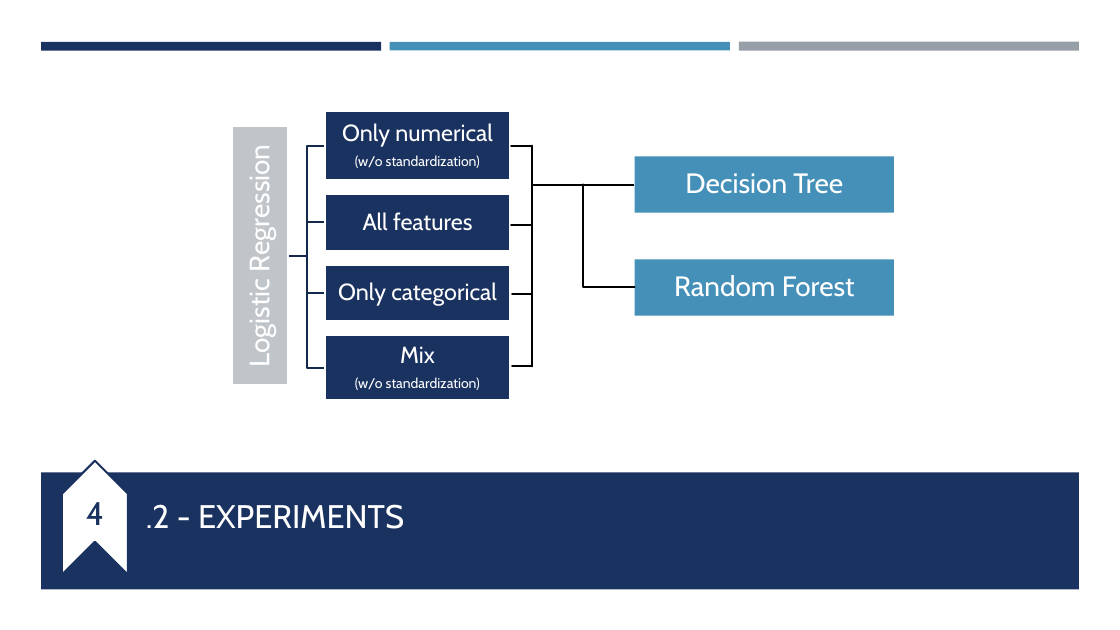
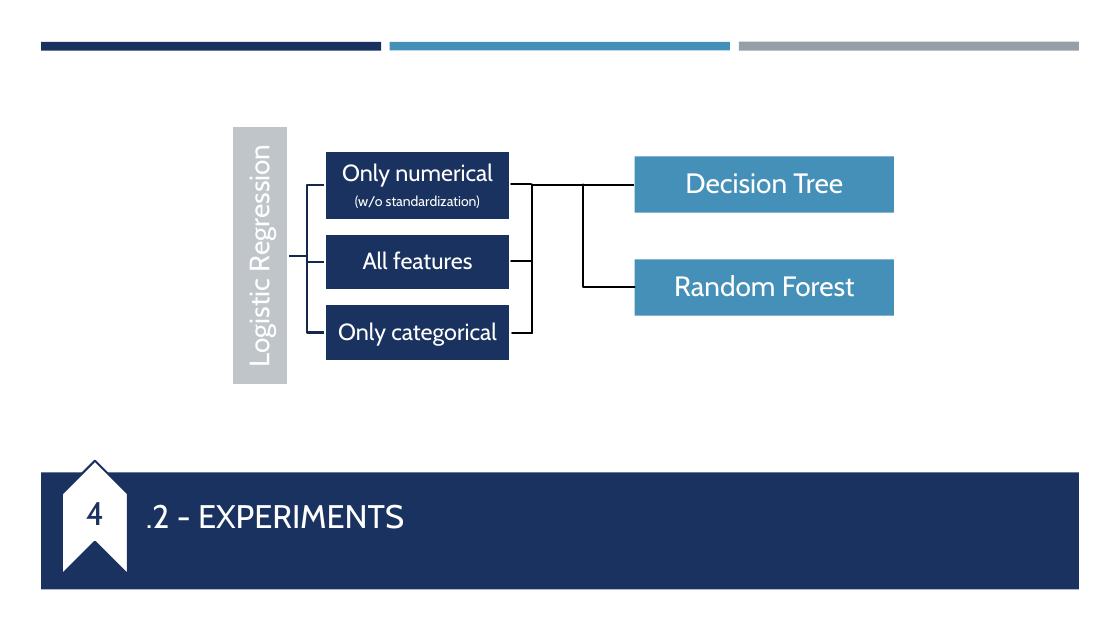
Before and after one commit to lmriccardo/fraudolent-transaction-classification, a slide deck: slide 11 of presentation/fraudolent_transaction.pptx. Drawn at 1120x630 pixels with LibreOffice and Linux fonts; fonts in the diff are those of the drawing. Boxes give left, top, right and bottom in pixels: in the first picture for what was removed or moved away, otherwise in the second. Text is boxed around its words. In the diff, an @@ line names an element or a change of style, - is before the commit and + after.

```diff
--- a/presentation/fraudolent_transaction.pptx
+++ b/presentation/fraudolent_transaction.pptx
@@ 3 texts, 1 line, 1 rectangle: place and size @@
-3 texts, 1 line, 1 rectangle at bbox=[325, 111, 531, 306]
+3 texts, 1 line, 1 rectangle at bbox=[325, 151, 531, 346]
@@ freeform shape: place and size @@
-freeform shape at bbox=[288, 145, 325, 255]
+freeform shape at bbox=[288, 186, 325, 256]
@@ rectangle removed at bbox=[325, 194, 509, 250] @@
@@ line moved from (532, 145) - (532, 366) to (532, 184) - (532, 334) @@
@@ rectangle: place and size @@
-rectangle at bbox=[325, 265, 509, 321]
+rectangle at bbox=[325, 234, 509, 291]
@@ freeform shape: place and size @@
-freeform shape at bbox=[288, 255, 325, 367]
+freeform shape at bbox=[288, 255, 325, 332]
@@ freeform shape: place and size @@
-freeform shape at bbox=[288, 223, 325, 256]
+freeform shape at bbox=[288, 251, 325, 260]
@@ freeform shape removed at bbox=[288, 255, 325, 292] @@
@@ line moved from (511, 225) - (531, 225) to (511, 260) - (531, 260) @@
@@ line removed from (513, 294) to (532, 294) @@
@@ rectangle: place and size @@
-rectangle at bbox=[325, 335, 509, 401]
+rectangle at bbox=[325, 304, 509, 360]
@@ text removed at bbox=[355, 346, 480, 390] @@
-Mix
-(w/o standardization)
@@ line moved from (513, 366) - (532, 366) to (513, 334) - (532, 334) @@
```
Also in this commit, not shown: 3 other slides changed, 6 other files.
